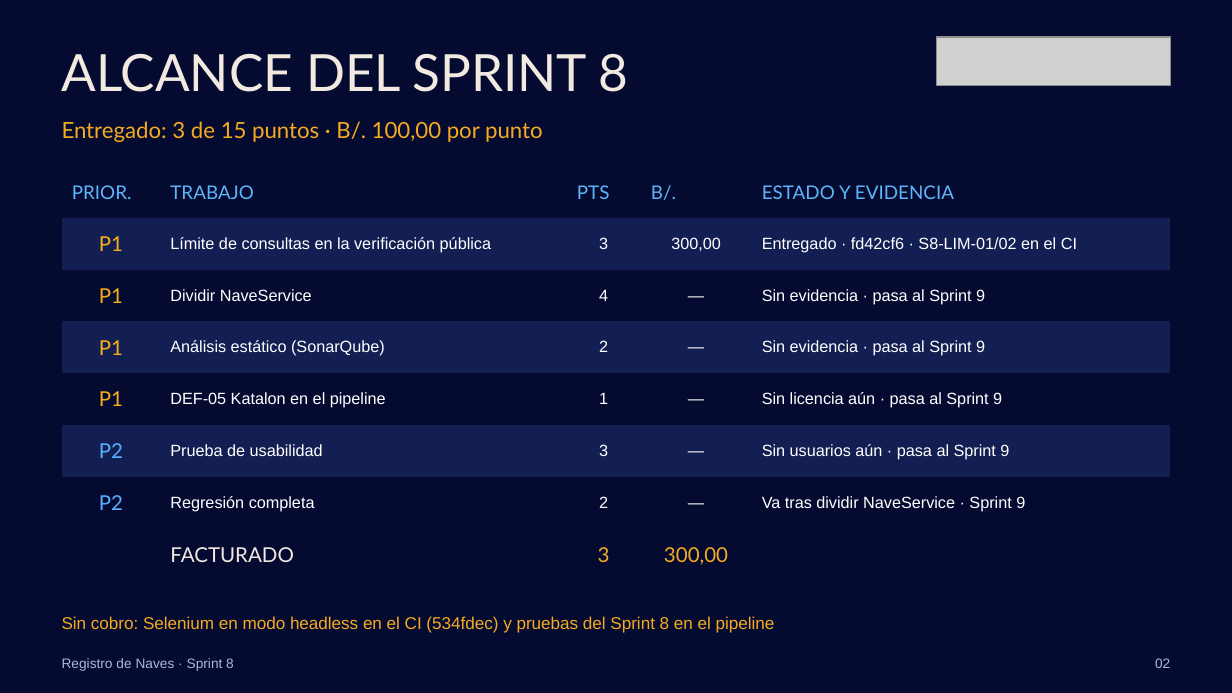
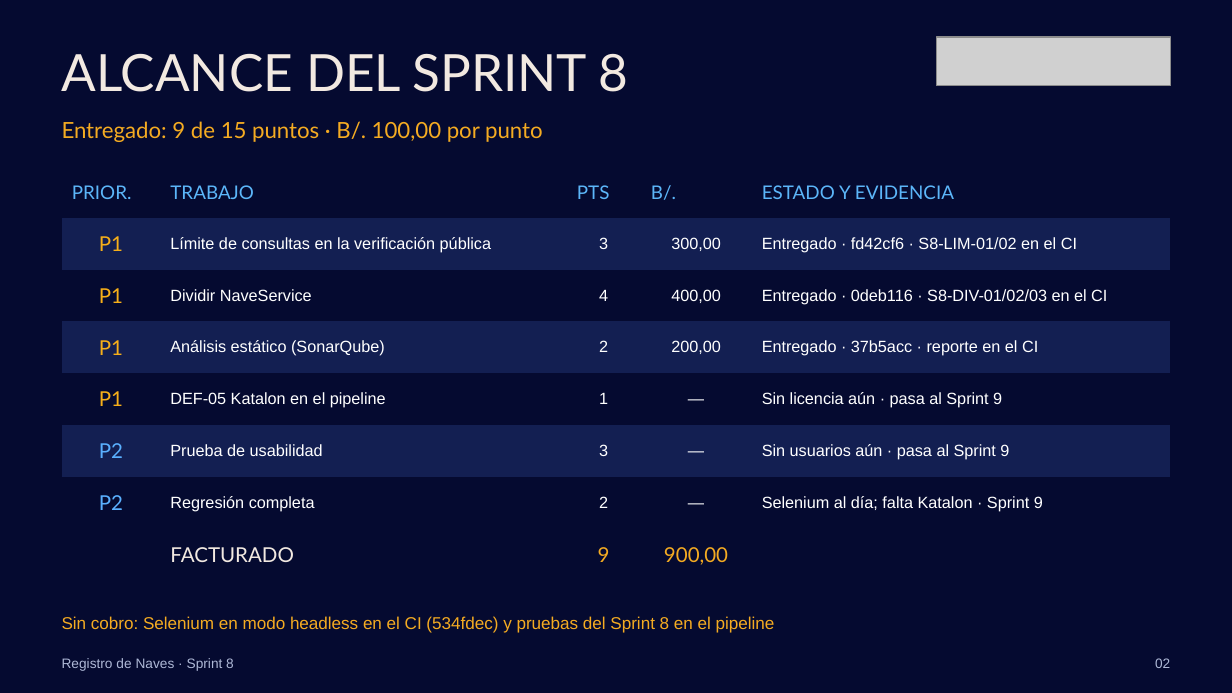
Before and after one commit to torres-martin/registro-maritimo-digital, a slide deck: slide 2 of docs/Sprint8-RegistroNaves.pptx. Drawn at 1232x693 pixels with LibreOffice and Linux fonts; fonts in the diff are those of the drawing; grey boxes stand for pictures. Boxes give left, top, right and bottom in pixels: in the first picture for what was removed or moved away, otherwise in the second. Text is boxed around its words. In the diff, an @@ line names an element or a change of style, - is before the commit and + after.

```diff
--- a/docs/Sprint8-RegistroNaves.pptx
+++ b/docs/Sprint8-RegistroNaves.pptx
@@ text at [62, 121, 543, 142]: text changed @@
-Entregado: 3 de 15 puntos · B/. 100,00 por punto
+Entregado: 9 de 15 puntos · B/. 100,00 por punto
@@ table at [62, 166, 1170, 580] @@
-row 3, column 4: —
+row 3, column 4: 400,00
-row 3, column 5: Sin evidencia · pasa al Sprint 9
+row 3, column 5: Entregado · 0deb116 · S8-DIV-01/02/03 en el CI
-row 4, column 4: —
+row 4, column 4: 200,00
-row 4, column 5: Sin evidencia · pasa al Sprint 9
+row 4, column 5: Entregado · 37b5acc · reporte en el CI
-row 7, column 5: Va tras dividir NaveService · Sprint 9
+row 7, column 5: Selenium al día; falta Katalon · Sprint 9
-row 8, column 3: 3
+row 8, column 3: 9
-row 8, column 4: 300,00
+row 8, column 4: 900,00
```
Also in this commit, not shown: 4 other slides changed, 2 other files.
